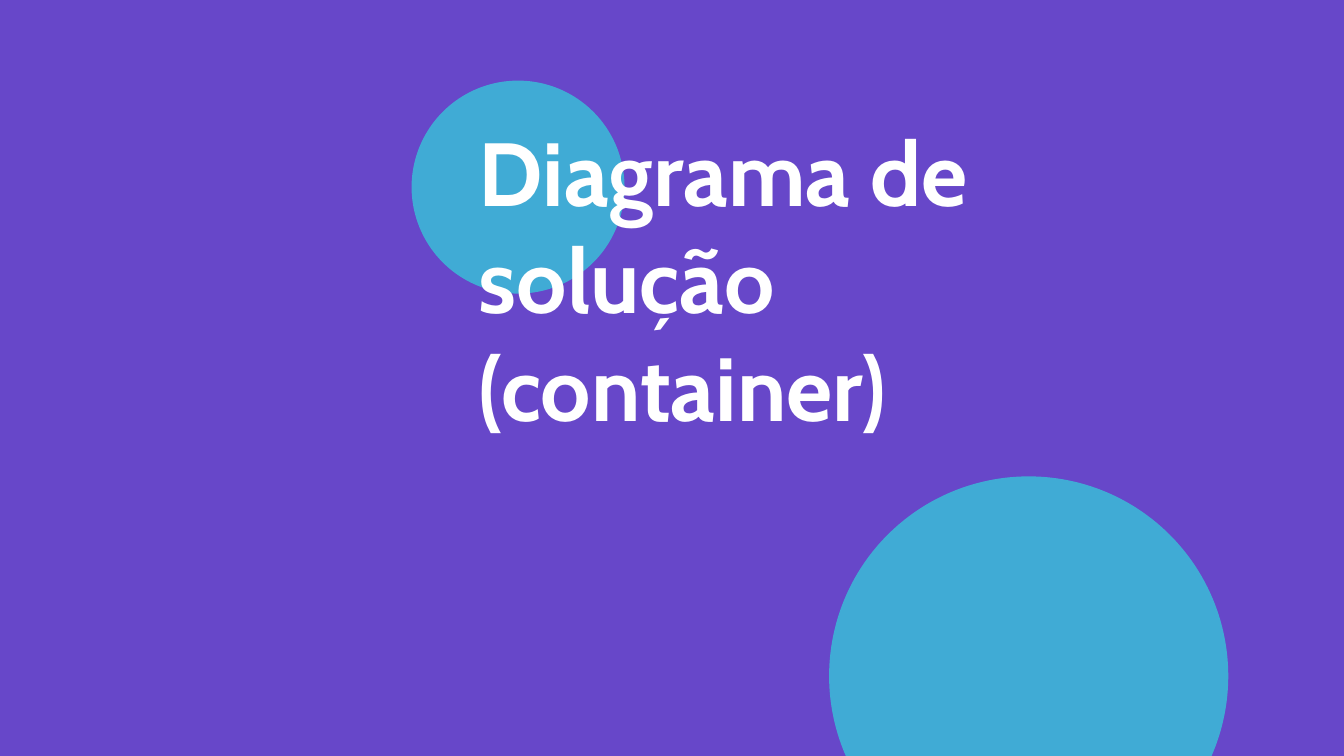
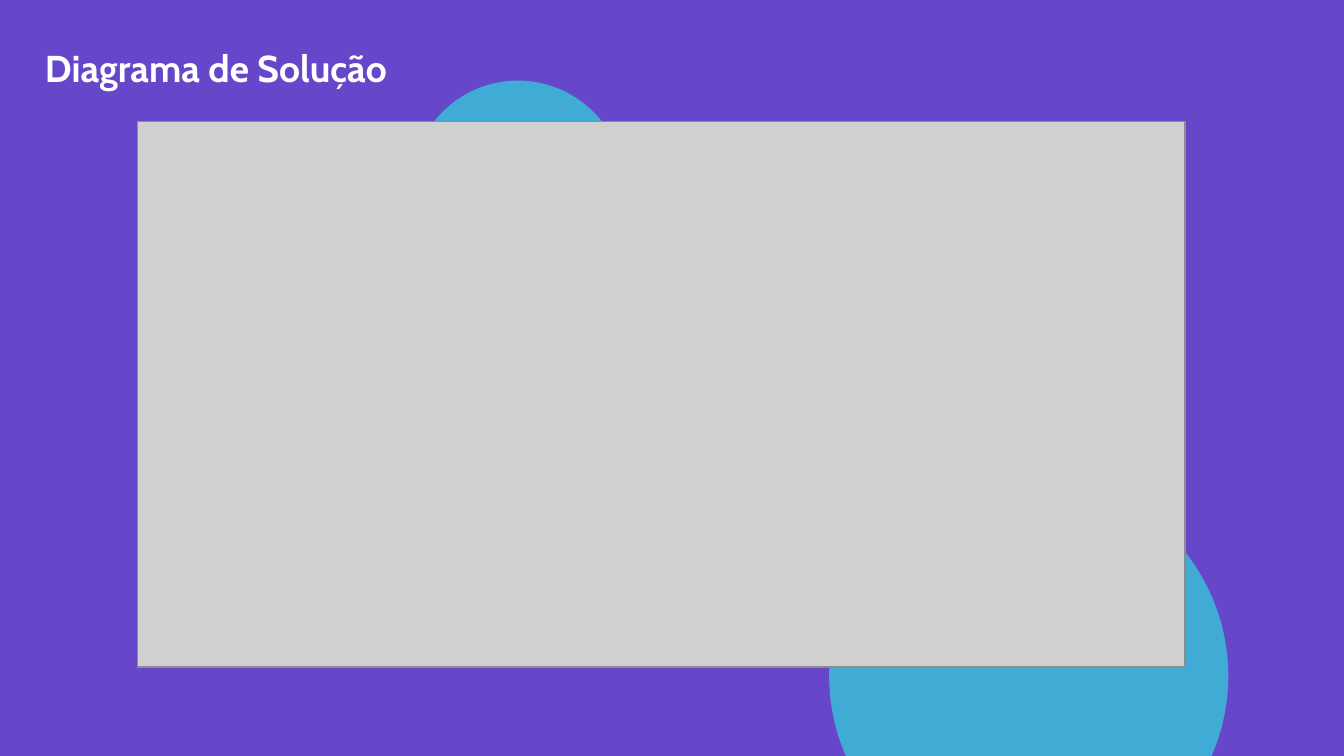
Before and after one commit to robertogsl/Grupo1-3ADSA, a slide deck: slide 8 of Documentação/Apresentação/apresentacao Iclean Sprint 2.pptx (slide 11 before the commit). Drawn at 1344x756 pixels with LibreOffice and Linux fonts; fonts in the diff are those of the drawing; grey boxes stand for pictures. Boxes give left, top, right and bottom in pixels: in the first picture for what was removed or moved away, otherwise in the second. Text is boxed around its words. In the diff, an @@ line names an element or a change of style, - is before the commit and + after.

Commit message:
apresentação

```diff
--- a/Documentação/Apresentação/apresentacao Iclean Sprint 2.pptx
+++ b/Documentação/Apresentação/apresentacao Iclean Sprint 2.pptx
@@ text "Diagrama de Solução" at (45,54,386,90): vertical alignment bottom to top @@
@@ text at (45,54,386,90): text changed; size 48 to 20 pt @@
-Diagrama de solução (container)
+Diagrama de Solução
@@ picture added at (137,122,1185,668) @@
```
Also in this commit, not shown: 4 other slides changed, 1 slide added, 6 slides removed, 1 other file.
